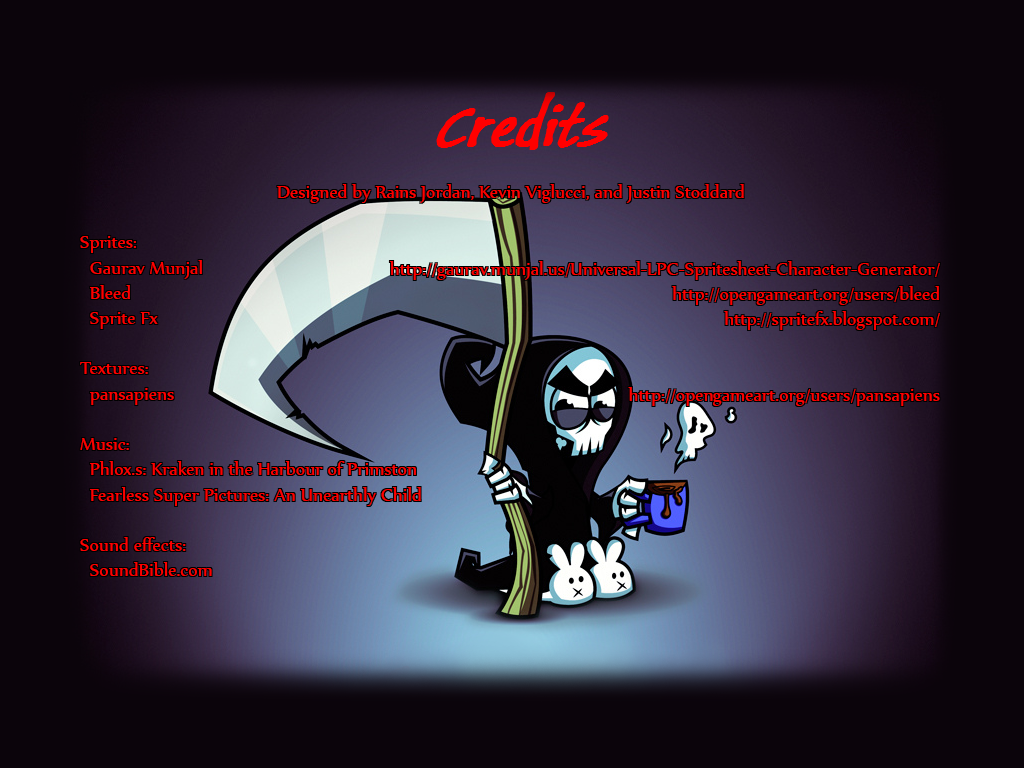
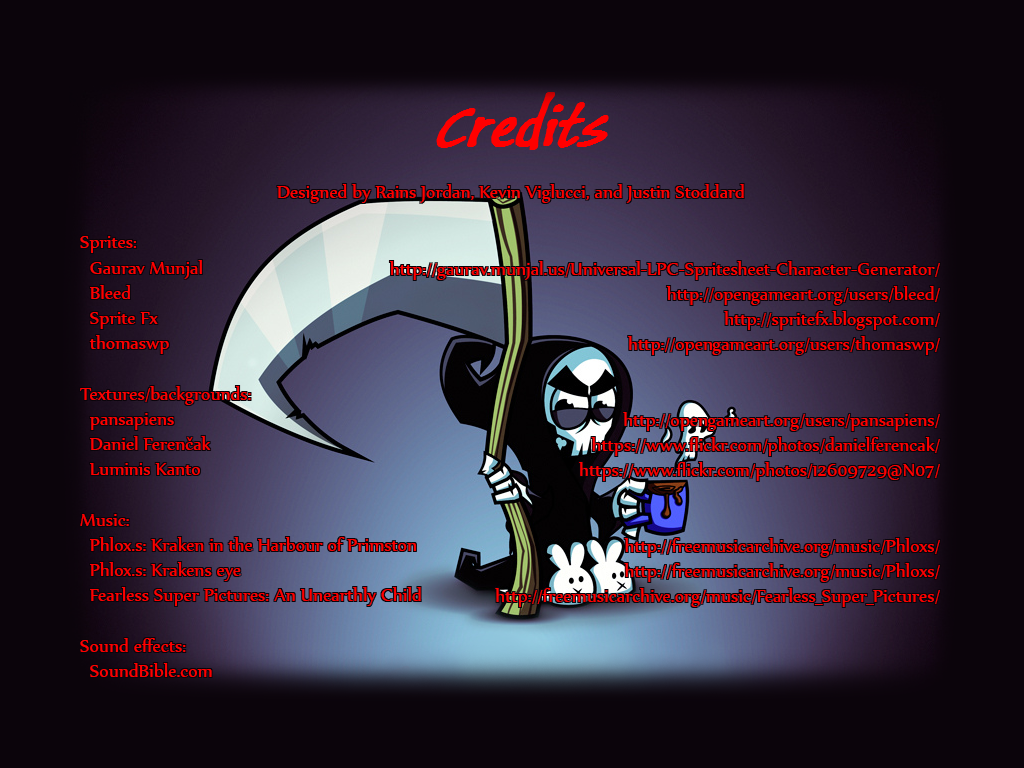
Layered file, before and after one edit (1024×768). Changes by layer:
painted on "Designed by Rains Jorda" over [80, 335, 421, 677]
hid "Layer 4" over [79, 183, 745, 577]
renamed "http://gaurav.munjal.us/Universal-LPC-Spritesheet-Character- copy" to "http://gaurav.munjal.us/Universal-LPC-Spritesheet-Character-", painted on it over [389, 261, 940, 607]
added layer "Layer 5" above "Layer 3" over [79, 183, 941, 678]
hid "Layer 3" over [389, 260, 941, 407]
